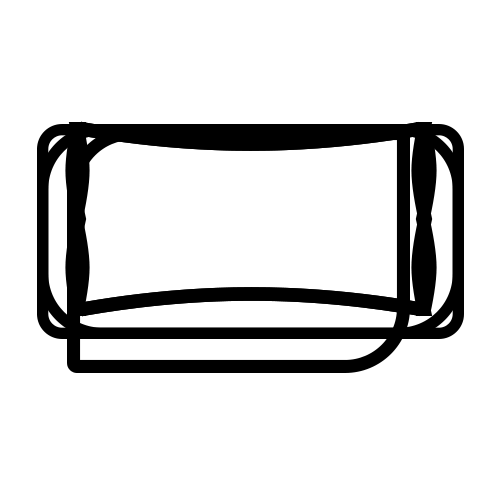
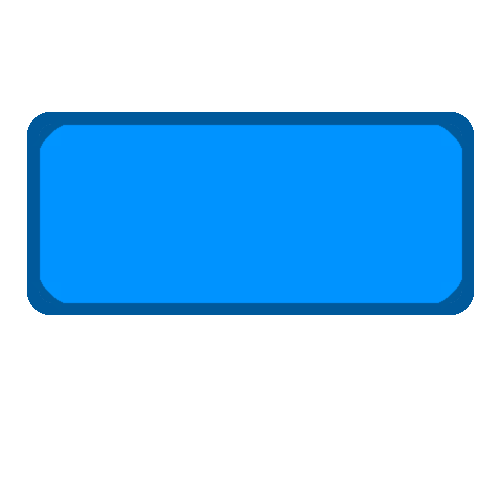
Comparing the layer stacks of the two w=500, h=500 images. Changes:
hid group "Group 1" (5 layers) over [65, 121, 437, 317]
hid group "Group 3" (1 layers) over [67, 127, 410, 373]
hid group "Group 2" (5 layers) over [68, 121, 433, 317]
hid group "Group 4" (1 layers) over [27, 112, 474, 373]
added layer "Rounded Rectangle 2" above "Layer 4" over [27, 112, 474, 315]
